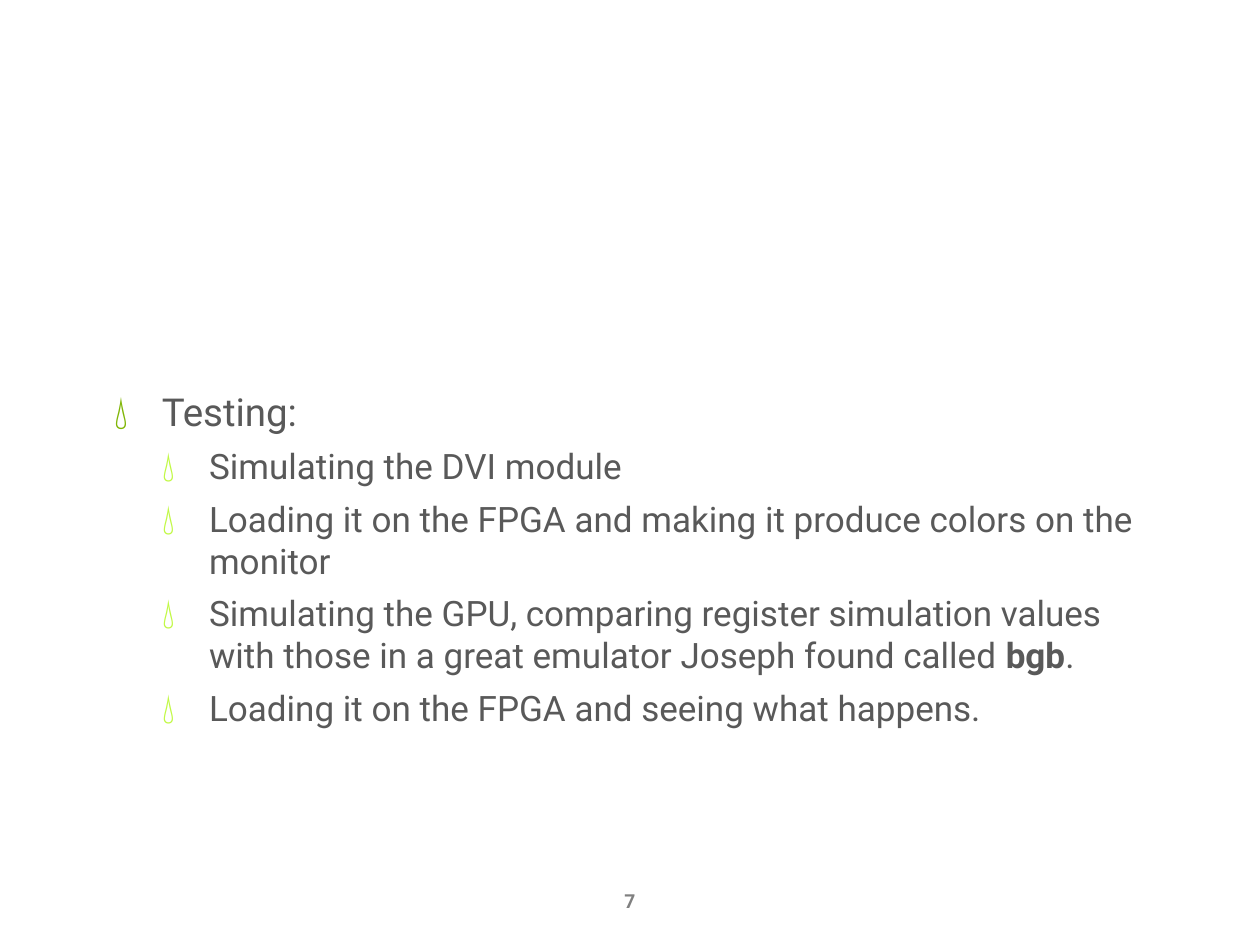
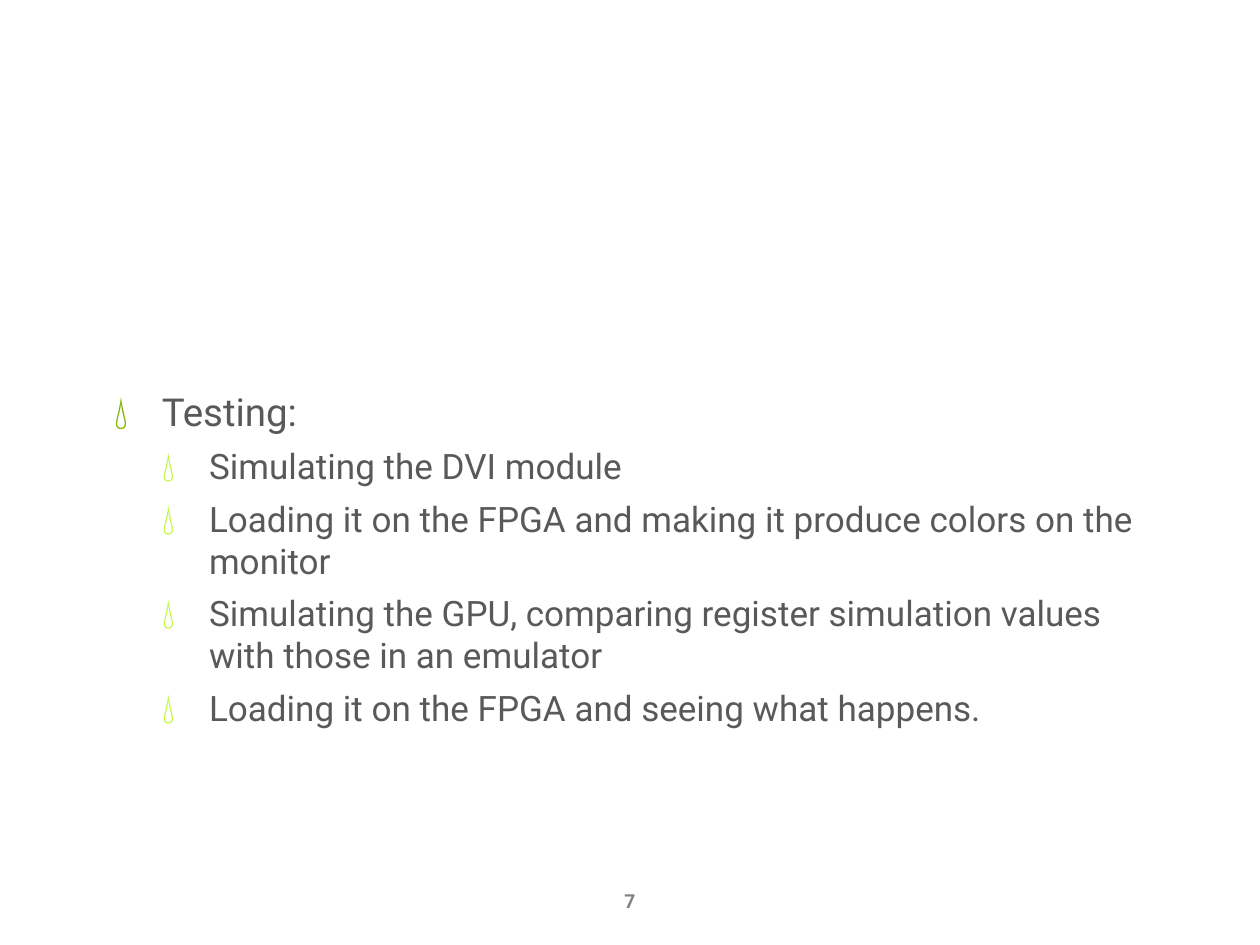
Before and after one commit to nightslide7/Gameboy, a slide deck: slide 7 of Meerkats_Presentation.pptx. Drawn at 1260x945 pixels with LibreOffice and Linux fonts; fonts in the diff are those of the drawing; background and template pictures are left out. Boxes give left, top, right and bottom in pixels: in the first picture for what was removed or moved away, otherwise in the second. Text is boxed around its words. In the diff, an @@ line names an element or a change of style, - is before the commit and + after.

```diff
--- a/Meerkats_Presentation.pptx
+++ b/Meerkats_Presentation.pptx
@@ text at [209,599,1101,669]: text changed @@
-  💧 Simulating the GPU, comparing register simulation values with those in a great emulator Joseph found called bgb.
+  💧 Simulating the GPU, comparing register simulation values with those in an emulator
```
Also in this commit, not shown: 3 other slides changed.
